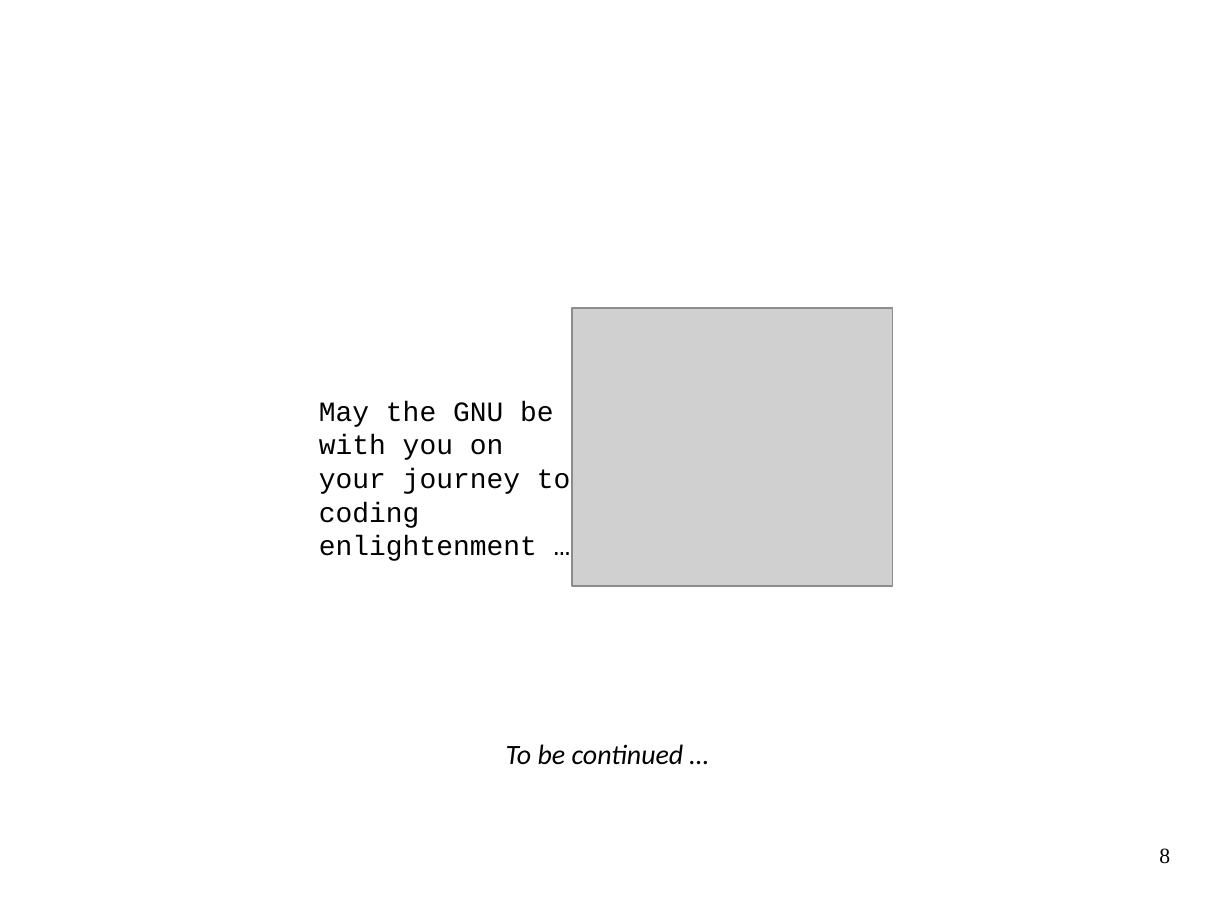
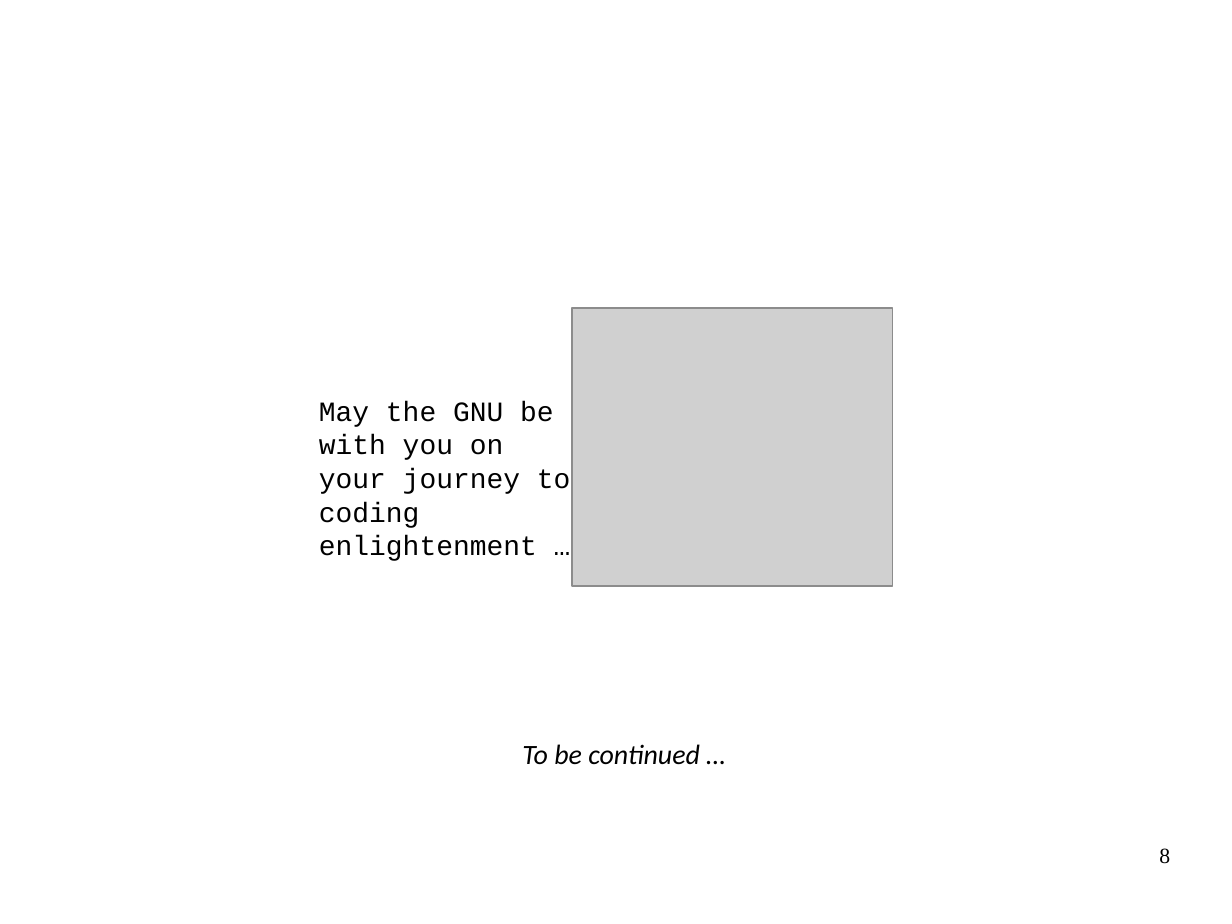
Before and after one commit to FCCVienna/FCCVienna, a slide deck: slide 8 of talks/2017-03-10_codepen_or_github_for_fcc.odp. Drawn at 1232x924 pixels with LibreOffice and Linux fonts; fonts in the diff are those of the drawing; grey boxes stand for pictures. Boxes give left, top, right and bottom in pixels: in the first picture for what was removed or moved away, otherwise in the second. Text is boxed around its words. In the diff, an @@ line names an element or a change of style, - is before the commit and + after.

```diff
--- a/talks/2017-03-10_codepen_or_github_for_fcc.odp
+++ b/talks/2017-03-10_codepen_or_github_for_fcc.odp
@@ text "To be continued …": place and size @@
-text "To be continued …" at <box>506,744,684,765</box>
+text "To be continued …" at <box>522,744,700,765</box>
```
Also in this commit, not shown: 4 other slides changed.
